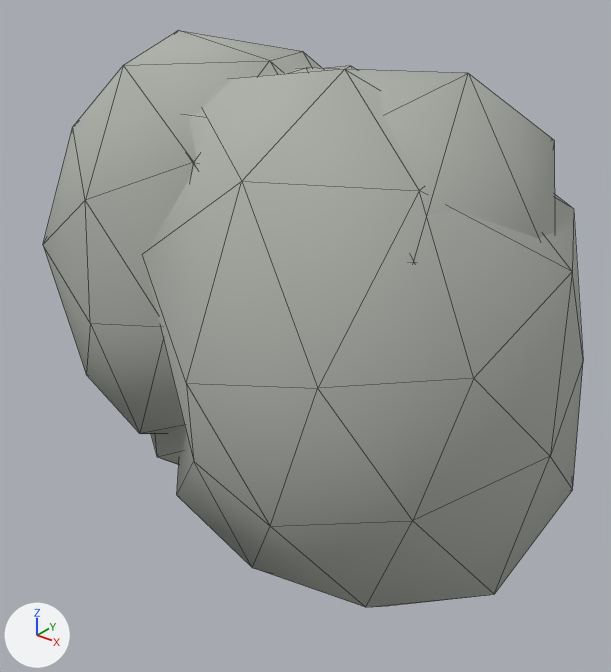
Two versions of the glTF model assets/models/props/rock_1.glb, one commit apart.
Before and after are seen from a camera (50 mm lens) standing at (1.82, -2.29, 2.35) and looking at (0.01, -0.01, 0.94). The lights are fixed; the arrows at lower left show +X, +Y and +Z. The first picture is the older version. Mesh edges are drawn as thin lines. Vertices at exactly the same position are counted once.

Objects in the first picture: 'BoulderA'.
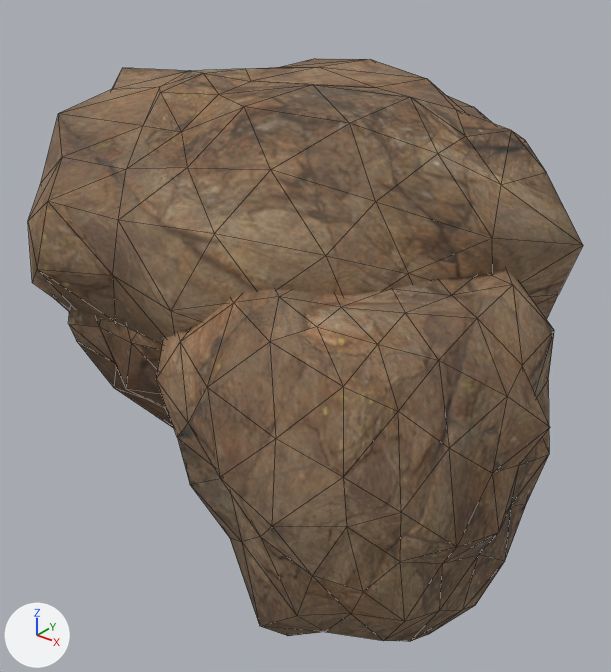
Location of each change, [x1, y1, x2, y2] in pixels of the pictures (611 x 672 px):
'BoulderA', surface changed, reshaped
    before: [43, 30, 583, 607]
    after: [28, 58, 583, 642]
part 1 of me_icosphere, rebuilt
    before: [144, 66, 583, 607]
    after: [28, 58, 583, 347]
part 2 of me_icosphere, rebuilt
    before: [43, 30, 322, 434]
    after: [68, 307, 173, 427]
part 3 of me_icosphere, rebuilt
    before: [151, 68, 555, 465]
    after: [156, 268, 554, 642]

The change, as a diff of the scene's bpy script:
```diff
--- a/assets/models/props/rock_1.glb.py
+++ b/assets/models/props/rock_1.glb.py
@@ img_rock_face_03_diffuse @@
+img_rock_face_03_diffuse = load_image('rock_face_03-Diffuse', '_unpacked/rock_face_03-Diffuse', 1024, 1024, 'sRGB')
@@ img_rock_face_03_nor_gl @@
+img_rock_face_03_nor_gl = load_image('rock_face_03-nor_gl', '_unpacked/rock_face_03-nor_gl', 1024, 1024, 'Non-Color')
@@ mat_stone @@
 n0 = _N.new('ShaderNodeBsdfPrincipled'); n0.name = 'Principled BSDF'
-n0.inputs[0].default_value = (0.42, 0.44, 0.4, 1.0)  # 'Base Color', grey #adb1aa
 n0.inputs[2].default_value = 0.94  # 'Roughness'
 n1 = _N.new('ShaderNodeOutputMaterial'); n1.name = 'Material Output'
+n2 = _N.new('ShaderNodeTexImage'); n2.name = 'Image Texture'
+n2.image = img_rock_face_03_diffuse
+n3 = _N.new('ShaderNodeNormalMap'); n3.name = 'Normal Map'
+n3.uv_map = 'UVMap'
+n3.inputs[0].default_value = 0.65  # 'Strength'
+n4 = _N.new('ShaderNodeTexImage'); n4.name = 'Image Texture.001'
+n4.image = img_rock_face_03_nor_gl
 _L.new(n0.outputs[0], n1.inputs[0])  # 'BSDF' to 'Surface'
+_L.new(n2.outputs[0], n0.inputs[0])  # 'Color' to 'Base Color'
+_L.new(n3.outputs[0], n0.inputs[5])  # 'Normal' to 'Normal'
+_L.new(n4.outputs[0], n3.inputs[1])  # 'Color' to 'Color'
@@ me_icosphere @@
 # used by ob_bouldera; location = (0.0, 0.0, 0.0)
-me_icosphere.from_pydata(...)  # 126 vertices, 240 faces; spans x -0.92..1.0, y -0.81..0.86, z 0.0..2.04
+me_icosphere.from_pydata(...)  # 486 vertices, 960 faces; spans x -0.98..1.09, y -0.9..1.04, z 0.0..1.91
+# me_icosphere part 1: the loose piece of 42 vertices spanning x -0.53..1.0, y -0.81..0.86, z 0.0..1.98 is rebuilt with 162 vertices and now spans x -0.98..0.96, y -0.77..1.04, z 0.47..1.91
+# me_icosphere part 2: the loose piece of 42 vertices spanning x -0.88..0.3, y -0.7..0.49, z 0.46..2.04 is rebuilt with 162 vertices and now spans x -0.88..0.51, y -0.63..0.79, z 0.27..1.65
+# me_icosphere part 3: the loose piece of 42 vertices spanning x -0.92..0.88, y -0.58..0.85, z 0.0..1.97 is rebuilt with 162 vertices and now spans x -0.34..1.09, y -0.9..0.51, z 0.0..1.42
 me_icosphere.materials.append(mat_stone)
```
